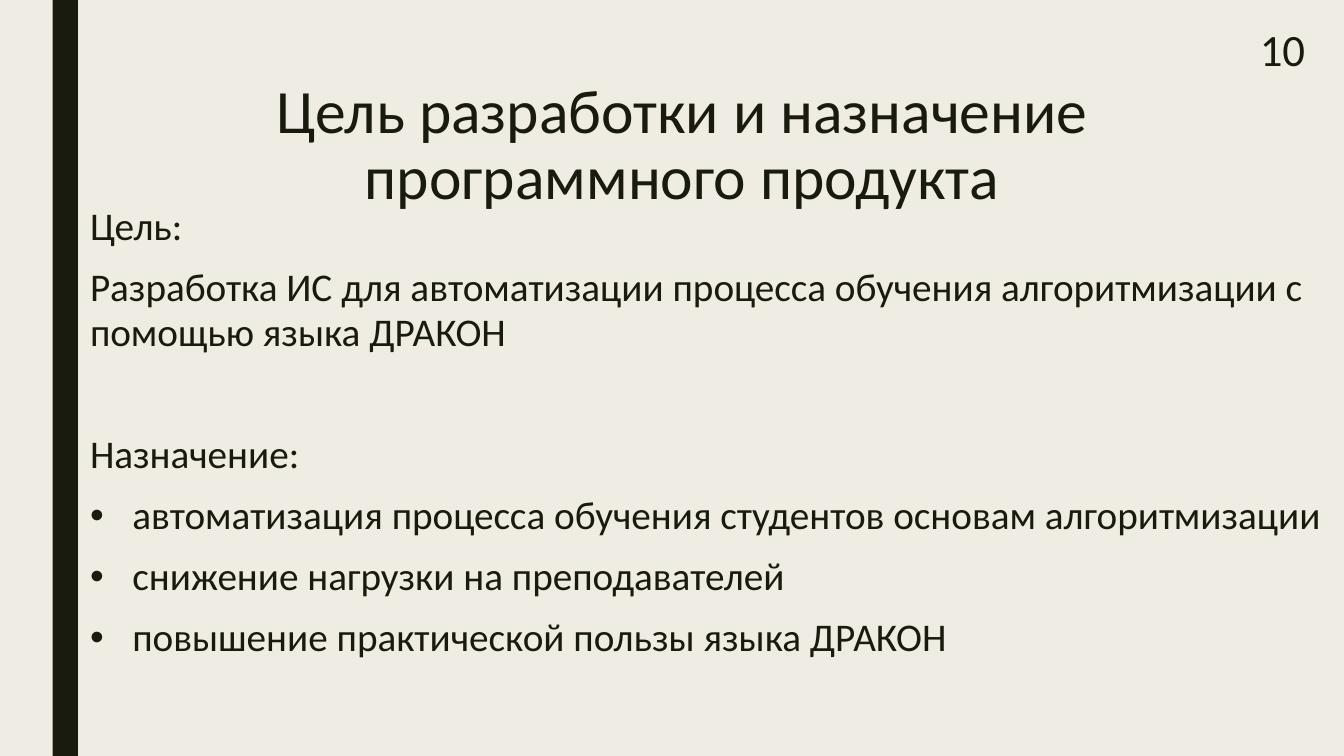
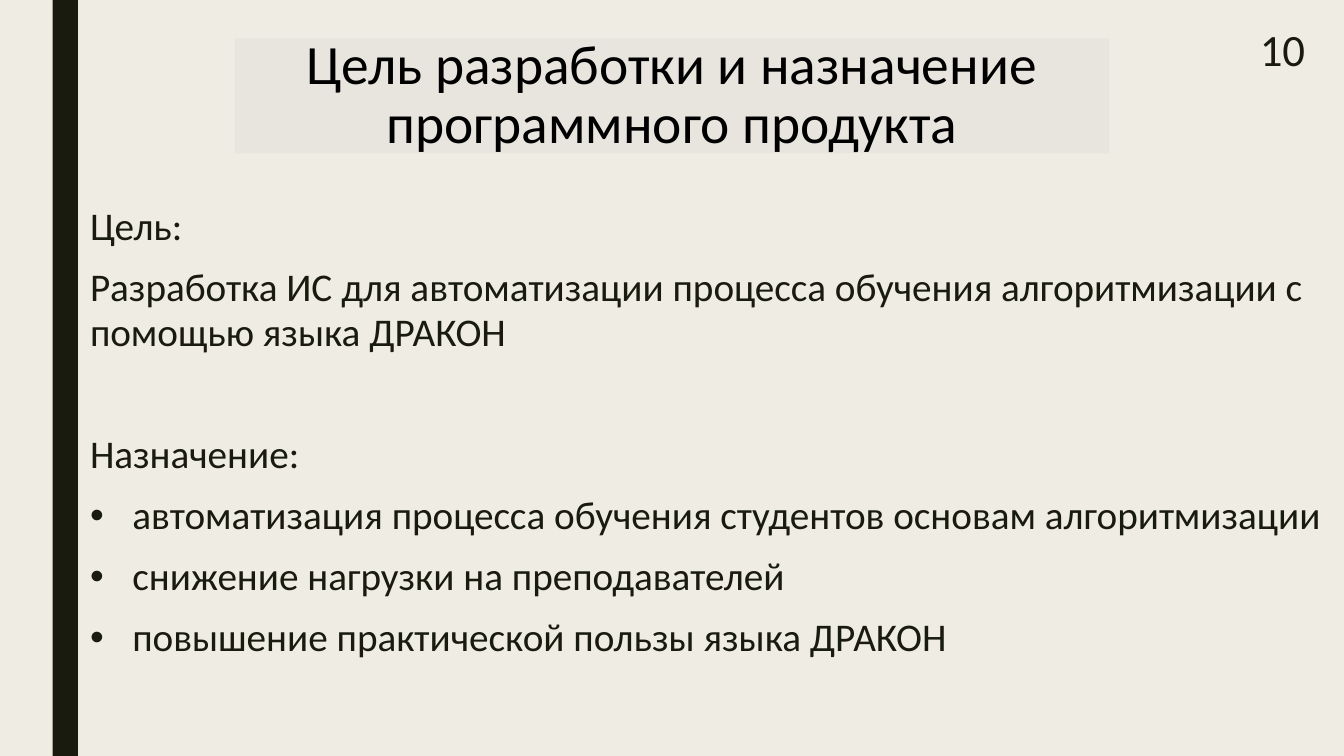
Before and after one commit to samarsky-canary/dragon, a slide deck: slide 10 of dizdocs/bakalavr.pptx. Drawn at 1344x756 pixels with LibreOffice and Linux fonts; fonts in the diff are those of the drawing. Boxes give left, top, right and bottom in pixels: in the first picture for what was removed or moved away, otherwise in the second. Text is boxed around its words. In the diff, an @@ line names an element or a change of style, - is before the commit and + after.

```diff
--- a/dizdocs/bakalavr.pptx
+++ b/dizdocs/bakalavr.pptx
@@ title "Цель разработки и назначение программного ...": place and size @@
-title "Цель разработки и назначение программного ..." at bbox=[276, 91, 1087, 209]
+title "Цель разработки и назначение программного ..." at bbox=[235, 38, 1110, 153]
@@ title "Цель разработки и назначение программного ..." at bbox=[235, 38, 1110, 153]: size 44 to 39.6 pt, text colour #191B0E to #000000; vertical alignment top to middle; fill none to #E8E5DF; outline none to #897B61 2.75 pt @@
```
Also in this commit, not shown: 21 other slides changed, 1 slide added, 3 slides removed, 5 other files.
